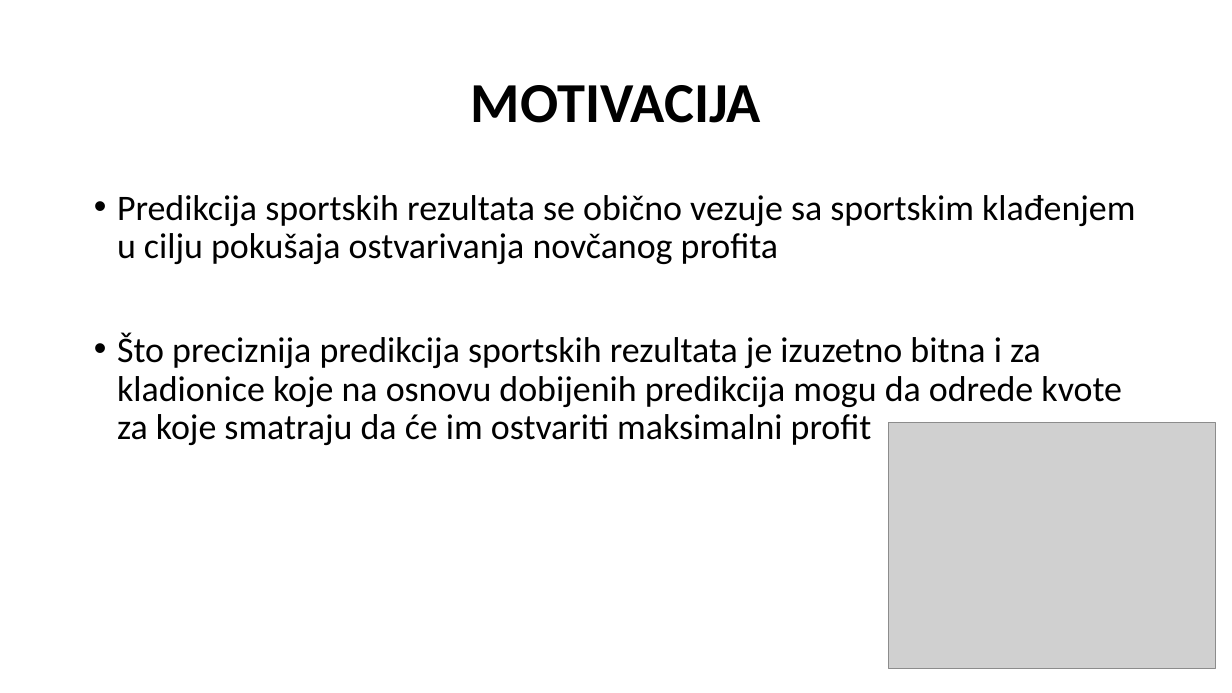
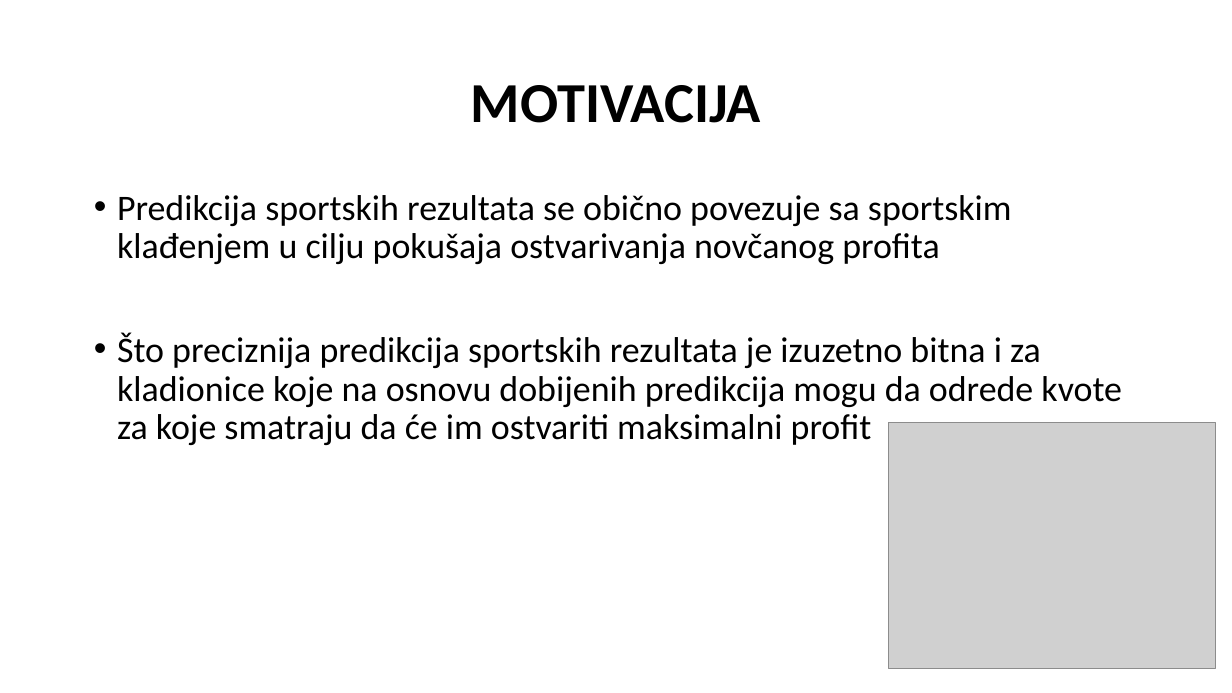
Before and after one commit to nemanjarogic/handball-betting-prediction, a slide deck: slide 2 of presentation-handball-betting.pptx. Drawn at 1232x693 pixels with LibreOffice and Linux fonts; fonts in the diff are those of the drawing; grey boxes stand for pictures. Boxes give left, top, right and bottom in pixels: in the first picture for what was removed or moved away, otherwise in the second. Text is boxed around its words. In the diff, an @@ line names an element or a change of style, - is before the commit and + after.

```diff
--- a/presentation-handball-betting.pptx
+++ b/presentation-handball-betting.pptx
@@ text at box(117, 195, 1012, 264): text changed @@
-• Predikcija sportskih rezultata se obično vezuje sa sportskim klađenjem u cilju pokušaja ostvarivanja novčanog profita
+• Predikcija sportskih rezultata se obično povezuje sa sportskim klađenjem u cilju pokušaja ostvarivanja novčanog profita
```
Also in this commit, not shown: 4 other slides changed, 5 slides added.
